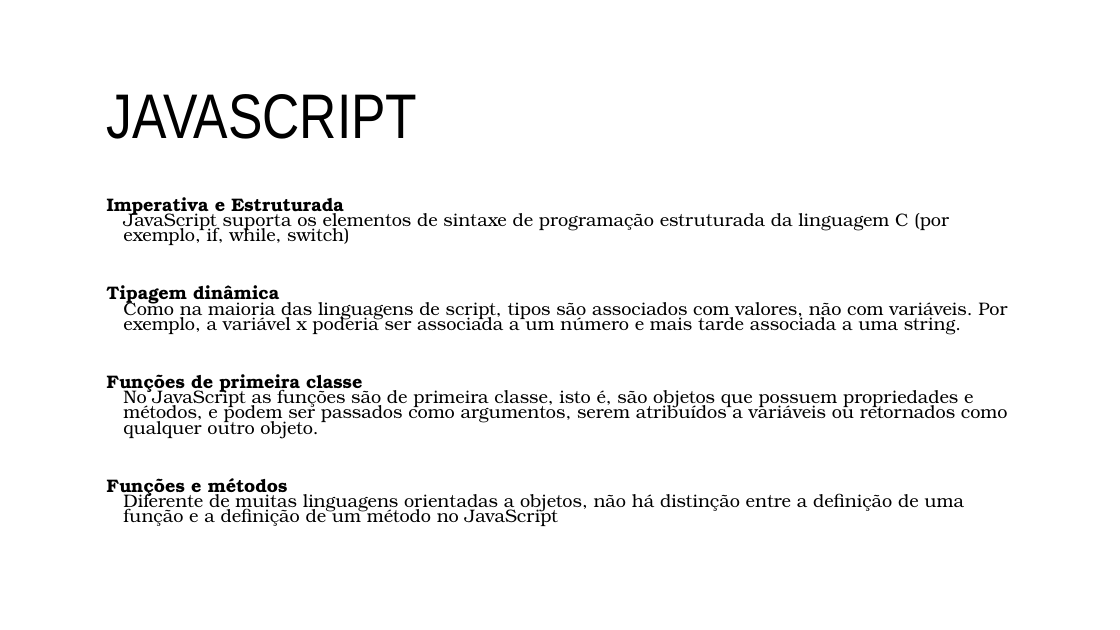
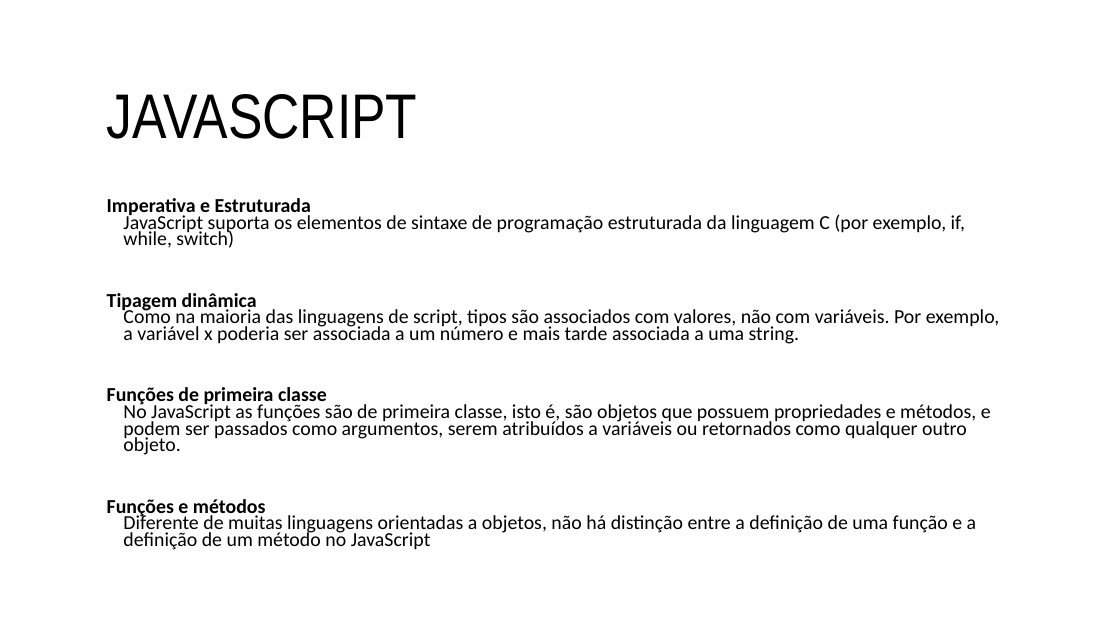
Before and after one commit to JeanLLopes/Curso-Knockout, a slide deck: slide 3 of Curso-knockout.pptx. Drawn at 1120x630 pixels with LibreOffice and Linux fonts; fonts in the diff are those of the drawing; background and template pictures are left out. Boxes give left, top, right and bottom in pixels: in the first picture for what was removed or moved away, otherwise in the second. Text is boxed around its words. In the diff, an @@ line names an element or a change of style, - is before the commit and + after.

```diff
--- a/Curso-knockout.pptx
+++ b/Curso-knockout.pptx
@@ text "Imperativa e Estruturada JavaScript suporta ..." at (107,198,999,550): size 15.5 to 17 pt, font TeX Gyre Bonum to Calibri @@
```
Also in this commit, not shown: 1 other slide changed, 9 slides added.
